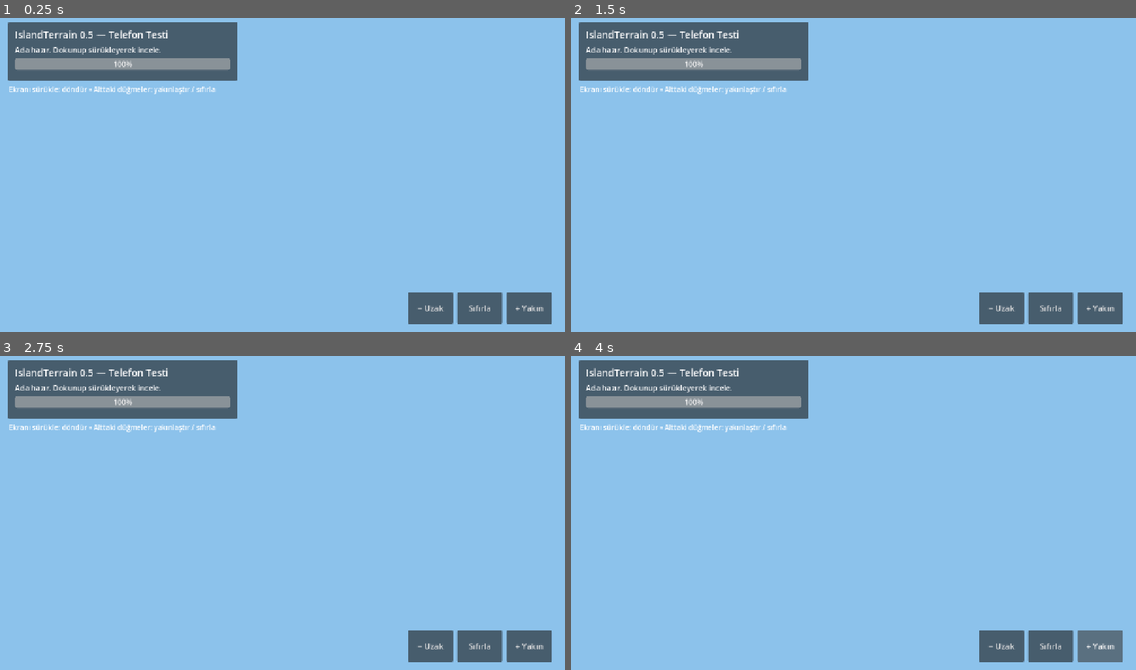
Above: before the commit, frames 1-4 (two rows, left to right).
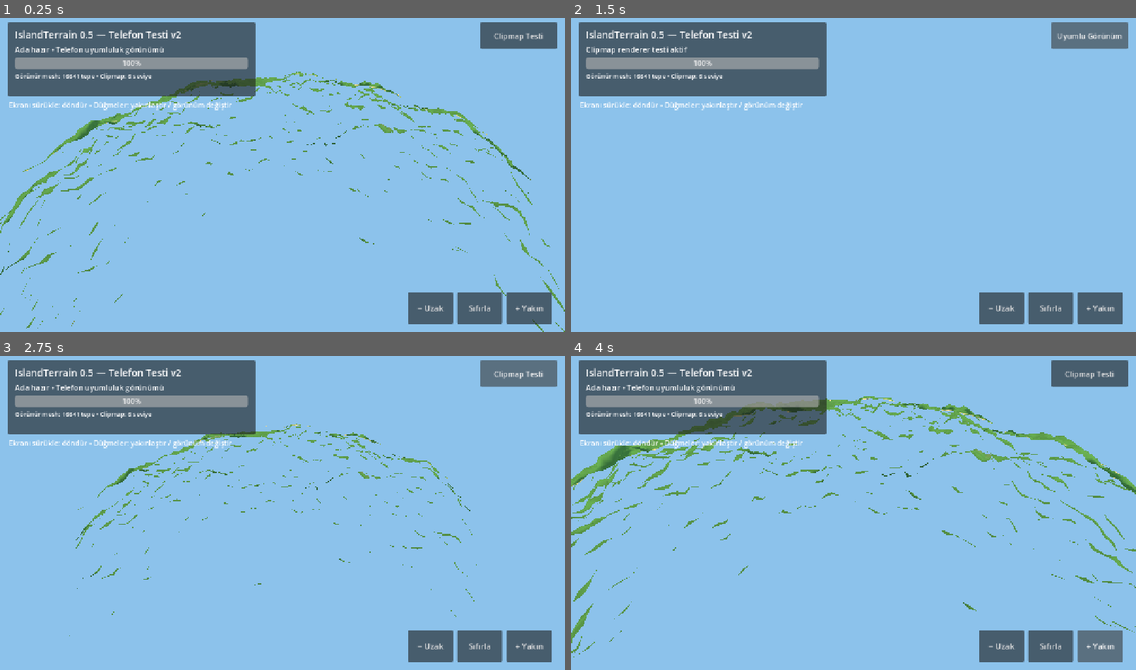
Above: after the commit, the same moments.

Repository: mehmetdem2005/Terrain-yapici
Game: Godot game, scene res://demo/demo_main.tscn
Same seed, same stepped clock (60 frames per second), same inputs: the game is played once before the commit and once after it.
Inputs (mouse positions are in pixels of both pictures, inside the frame that each line leads up to):
- Up to frame 1 (0.25 s): no input
- Up to frame 2 (1.5 s): click "− Uzak" at 0.5 s; click (1090, 36) at 1.25 s, where only the run after the commit has a clickable "Clipmap Testi"
- Up to frame 3 (2.75 s): click (519, 374) at 2 s, where only the run after the commit has a clickable "Uyumlu Görünüm"
- Up to frame 4 (4 s): click "Sıfırla" at 2.75 s; click "+ Yakın" at 3.5 s

The runs differ from the first frame. In frame 1, 7.9% of the frame differs, in the area x 0-100%, y 1-100%; in frame 2, 5.1%; in frame 3, 6.4%; in frame 4, 9.8%, in the area x 0-100%, y 1-96%.

Commit message:
Fix blank phone demo with validated compatibility preview

Diff:
--- a/demo/demo_main.gd
+++ b/demo/demo_main.gd
@@ -4,15 +4,21 @@
 signal demo_failed(message: String)
 
 const TerrainNode = preload("res://addons/island_terrain/island_terrain_3d.gd")
+const COMPATIBILITY_GRID_SIZE: int = 129
 
 var _terrain: TerrainNode
 var _camera: Camera3D
 var _status_label: Label
+var _diagnostic_label: Label
 var _progress_bar: ProgressBar
+var _renderer_button: Button
+var _compatibility_preview: MeshInstance3D
 var _yaw: float = -0.65
 var _pitch: float = 0.72
 var _distance: float = 1150.0
 var _target: Vector3 = Vector3(0.0, 80.0, 0.0)
+var _using_compatibility_preview: bool = true
+var _terrain_ready: bool = false
 
 
 func _ready() -> void:
@@ -61,7 +67,7 @@
 
 	var info_panel := PanelContainer.new()
 	info_panel.position = Vector2(18.0, 18.0)
-	info_panel.size = Vector2(520.0, 132.0)
+	info_panel.size = Vector2(560.0, 168.0)
 	canvas.add_child(info_panel)
 
 	var margin := MarginContainer.new()
@@ -72,11 +78,11 @@
 	info_panel.add_child(margin)
 
 	var info_box := VBoxContainer.new()
-	info_box.add_theme_constant_override("separation", 7)
+	info_box.add_theme_constant_override("separation", 6)
 	margin.add_child(info_box)
 
 	var title := Label.new()
-	title.text = "IslandTerrain 0.5 — Telefon Testi"
+	title.text = "IslandTerrain 0.5 — Telefon Testi v2"
 	title.add_theme_font_size_override("font_size", 22)
 	info_box.add_child(title)
 
@@ -90,14 +96,32 @@
 	_progress_bar.max_value = 100.0
 	_progress_bar.value = 0.0
 	_progress_bar.show_percentage = true
-	_progress_bar.custom_minimum_size = Vector2(470.0, 24.0)
+	_progress_bar.custom_minimum_size = Vector2(510.0, 24.0)
 	info_box.add_child(_progress_bar)
 
+	_diagnostic_label = Label.new()
+	_diagnostic_label.text = "Render doğrulaması bekleniyor..."
+	_diagnostic_label.add_theme_font_size_override("font_size", 14)
+	info_box.add_child(_diagnostic_label)
+
 	var hint := Label.new()
-	hint.text = "Ekranı sürükle: döndür • Alttaki düğmeler: yakınlaştır / sıfırla"
-	hint.position = Vector2(20.0, 158.0)
+	hint.text = "Ekranı sürükle: döndür • Düğmeler: yakınlaştır / görünüm değiştir"
+	hint.position = Vector2(20.0, 194.0)
 	hint.add_theme_font_size_override("font_size", 16)
 	canvas.add_child(hint)
+
+	_renderer_button = Button.new()
+	_renderer_button.text = "Clipmap Testi"
+	_renderer_button.disabled = true
+	_renderer_button.anchor_left = 1.0
+	_renderer_button.anchor_right = 1.0
+	_renderer_button.offset_left = -192.0
+	_renderer_button.offset_top = 18.0
+	_renderer_button.offset_right = -18.0
+	_renderer_button.offset_bottom = 78.0
+	_renderer_button.add_theme_font_size_override("font_size", 17)
+	_renderer_button.pressed.connect(_toggle_renderer_mode)
+	canvas.add_child(_renderer_button)
 
 	var controls := HBoxContainer.new()
 	controls.anchor_left = 1.0
@@ -181,15 +205,42 @@
 
 
 func _zoom_out() -> void:
-	_distance = minf(3600.0, _distance * 1.28)
+	_distance = minf(4800.0, _distance * 1.28)
 	_update_camera()
 
 
 func _reset_camera() -> void:
 	_yaw = -0.65
 	_pitch = 0.72
-	_distance = 1150.0
+	_distance = 1720.0 if _terrain_ready else 1150.0
 	_update_camera()
+
+
+func _toggle_renderer_mode() -> void:
+	if not _terrain_ready:
+		return
+	_using_compatibility_preview = not _using_compatibility_preview
+	_apply_renderer_mode()
+
+
+func _apply_renderer_mode() -> void:
+	var clipmap := _get_clipmap_node()
+	if _compatibility_preview != null:
+		_compatibility_preview.visible = _using_compatibility_preview
+	if clipmap != null:
+		clipmap.visible = not _using_compatibility_preview
+	if _using_compatibility_preview:
+		_renderer_button.text = "Clipmap Testi"
+		_status_label.text = "Ada hazır • Telefon uyumluluk görünümü"
+	else:
+		_renderer_button.text = "Uyumlu Görünüm"
+		_status_label.text = "Clipmap renderer testi aktif"
+
+
+func _get_clipmap_node() -> Node3D:
+	if _terrain == null:
+		return null
+	return _terrain.get_node_or_null("__IslandClipmap") as Node3D
 
 
 func _on_generation_progress(progress: float) -> void:
@@ -203,18 +254,178 @@
 
 
 func _on_generation_completed() -> void:
-	var center_height: float = _terrain.get_height_at_world(Vector3.ZERO)
-	_target.y = center_height + 55.0
-	_distance = 980.0
-	_update_camera()
 	if _progress_bar != null:
 		_progress_bar.value = 100.0
 	if _status_label != null:
-		_status_label.text = "Ada hazır. Dokunup sürükleyerek incele."
+		_status_label.text = "Görünür telefon önizlemesi oluşturuluyor..."
+	call_deferred("_finish_generation_setup")
+
+
+func _finish_generation_setup() -> void:
+	var error: Error = _build_compatibility_preview()
+	if error != OK:
+		_on_generation_failed("Görünür önizleme kurulamadı: %d" % error)
+		return
+	var center_height: float = _terrain.get_height_at_world(Vector3.ZERO)
+	_target.y = center_height * 0.35 + 35.0
+	_distance = 1720.0
+	_update_camera()
+	_terrain_ready = true
+	_using_compatibility_preview = true
+	_renderer_button.disabled = false
+	_apply_renderer_mode()
+	var clipmap := _get_clipmap_node()
+	var clipmap_levels: int = clipmap.get_child_count() if clipmap != null else 0
+	_diagnostic_label.text = "Görünür mesh: %d tepe • Clipmap: %d seviye" % [
+		get_compatibility_vertex_count(),
+		clipmap_levels,
+	]
 	demo_ready.emit()
+
+
+func _build_compatibility_preview() -> Error:
+	var result = _terrain.get_generation_result()
+	if result == null or _terrain.manifest == null:
+		return ERR_UNCONFIGURED
+	var result_errors: PackedStringArray = result.validate()
+	if not result_errors.is_empty():
+		return ERR_INVALID_DATA
+
+	var grid_size: int = mini(COMPATIBILITY_GRID_SIZE, result.resolution)
+	if grid_size < 3:
+		return ERR_INVALID_DATA
+	var vertex_count: int = grid_size * grid_size
+	var vertices := PackedVector3Array()
+	var normals := PackedVector3Array()
+	var colors := PackedColorArray()
+	var uvs := PackedVector2Array()
+	var indices := PackedInt32Array()
+	vertices.resize(vertex_count)
+	normals.resize(vertex_count)
+	colors.resize(vertex_count)
+	uvs.resize(vertex_count)
+
+	var world_size: float = float(_terrain.manifest.world_size_m)
+	var half_world: float = world_size * 0.5
+	var max_height: float = _terrain.manifest.max_height_m
+	var sea_level: float = _terrain.manifest.sea_level_m
+	var sample_step: float = world_size / float(grid_size - 1)
+	for z in range(grid_size):
+		for x in range(grid_size):
+			var vertex_index: int = z * grid_size + x
+			var source_x: int = roundi(float(x) * float(result.resolution - 1) / float(grid_size - 1))
+			var source_z: int = roundi(float(z) * float(result.resolution - 1) / float(grid_size - 1))
+			var source_index: int = source_z * result.resolution + source_x
+			var height_m: float = sea_level + result.height_data[source_index] * max_height
+			vertices[vertex_index] = Vector3(
+				-half_world + float(x) * sample_step,
+				height_m + 0.35,
+				-half_world + float(z) * sample_step
+			)
+			uvs[vertex_index] = Vector2(
+				float(x) / float(grid_size - 1),
+				float(z) / float(grid_size - 1)
+			)
+			var left_x: int = maxi(0, source_x - 1)
+			var right_x: int = mini(result.resolution - 1, source_x + 1)
+			var down_z: int = maxi(0, source_z - 1)
+			var up_z: int = mini(result.resolution - 1, source_z + 1)
+			var h_l: float = result.height_data[source_z * result.resolution + left_x] * max_height
+			var h_r: float = result.height_data[source_z * result.resolution + right_x] * max_height
+			var h_d: float = result.height_data[down_z * result.resolution + source_x] * max_height
+			var h_u: float = result.height_data[up_z * result.resolution + source_x] * max_height
+			normals[vertex_index] = Vector3(h_l - h_r, sample_step * 2.0, h_d - h_u).normalized()
+			var elevation: float = clampf(result.height_data[source_index], 0.0, 1.0)
+			colors[vertex_index] = _biome_color(int(result.biome_data[source_index])).lightened(elevation * 0.08)
+
+	indices.resize((grid_size - 1) * (grid_size - 1) * 6)
+	var write_index: int = 0
+	for z in range(grid_size - 1):
+		for x in range(grid_size - 1):
+			var a: int = z * grid_size + x
+			var b: int = a + 1
+			var c: int = a + grid_size
+			var d: int = c + 1
+			indices[write_index] = a
+			indices[write_index + 1] = c
+			indices[write_index + 2] = b
+			indices[write_index + 3] = b
+			indices[write_index + 4] = c
+			indices[write_index + 5] = d
+			write_index += 6
+
+	var arrays: Array = []
+	arrays.resize(Mesh.ARRAY_MAX)
+	arrays[Mesh.ARRAY_VERTEX] = vertices
+	arrays[Mesh.ARRAY_NORMAL] = normals
+	arrays[Mesh.ARRAY_TEX_UV] = uvs
+	arrays[Mesh.ARRAY_COLOR] = colors
+	arrays[Mesh.ARRAY_INDEX] = indices
+	var mesh := ArrayMesh.new()
+	mesh.add_surface_from_arrays(Mesh.PRIMITIVE_TRIANGLES, arrays)
+	if mesh.get_surface_count() == 0:
+		return ERR_CANT_CREATE
+
+	var material := StandardMaterial3D.new()
+	material.vertex_color_use_as_albedo = true
+	material.roughness = 0.96
+	material.metallic = 0.0
+	material.cull_mode = BaseMaterial3D.CULL_BACK
+	mesh.surface_set_material(0, material)
+
+	_compatibility_preview = MeshInstance3D.new()
+	_compatibility_preview.name = "PhoneCompatibilityPreview"
+	_compatibility_preview.mesh = mesh
+	_compatibility_preview.cast_shadow = GeometryInstance3D.SHADOW_CASTING_SETTING_OFF
+	_compatibility_preview.gi_mode = GeometryInstance3D.GI_MODE_DISABLED
+	add_child(_compatibility_preview)
+	_compatibility_preview.global_position = _terrain.global_position
+	return OK
+
+
+func _biome_color(biome: int) -> Color:
+	match biome:
+		0:
+			return Color(0.08, 0.24, 0.38)
+		1:
+			return Color(0.76, 0.67, 0.43)
+		2:
+			return Color(0.26, 0.47, 0.17)
+		3:
+			return Color(0.09, 0.29, 0.10)
+		4:
+			return Color(0.22, 0.32, 0.16)
+		5:
+			return Color(0.42, 0.48, 0.25)
+		6:
+			return Color(0.63, 0.64, 0.61)
+		7:
+			return Color(0.34, 0.34, 0.33)
+	return Color(0.30, 0.45, 0.20)
+
+
+func has_visible_preview_geometry() -> bool:
+	if _compatibility_preview == null or _compatibility_preview.mesh == null:
+		return false
+	if _compatibility_preview.mesh.get_surface_count() <= 0:
+		return false
+	var bounds: AABB = _compatibility_preview.get_aabb()
+	return bounds.size.x > 1000.0 and bounds.size.z > 1000.0 and bounds.size.y > 1.0
+
+
+func get_compatibility_vertex_count() -> int:
+	if _compatibility_preview == null or _compatibility_preview.mesh == null:
+		return 0
+	if _compatibility_preview.mesh.get_surface_count() <= 0:
+		return 0
+	var arrays: Array = _compatibility_preview.mesh.surface_get_arrays(0)
+	var vertices: PackedVector3Array = arrays[Mesh.ARRAY_VERTEX]
+	return vertices.size()
 
 
 func _on_generation_failed(message: String) -> void:
 	if _status_label != null:
 		_status_label.text = "Ada üretilemedi: %s" % message
+	if _diagnostic_label != null:
+		_diagnostic_label.text = "İlk kırmızı Godot hatasını gönder."
 	demo_failed.emit(message)
